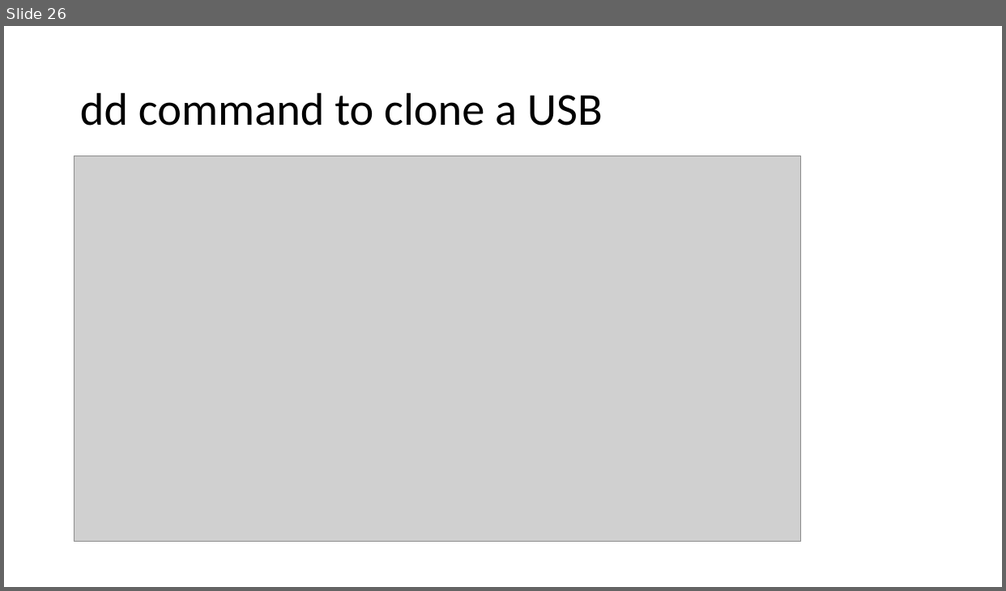
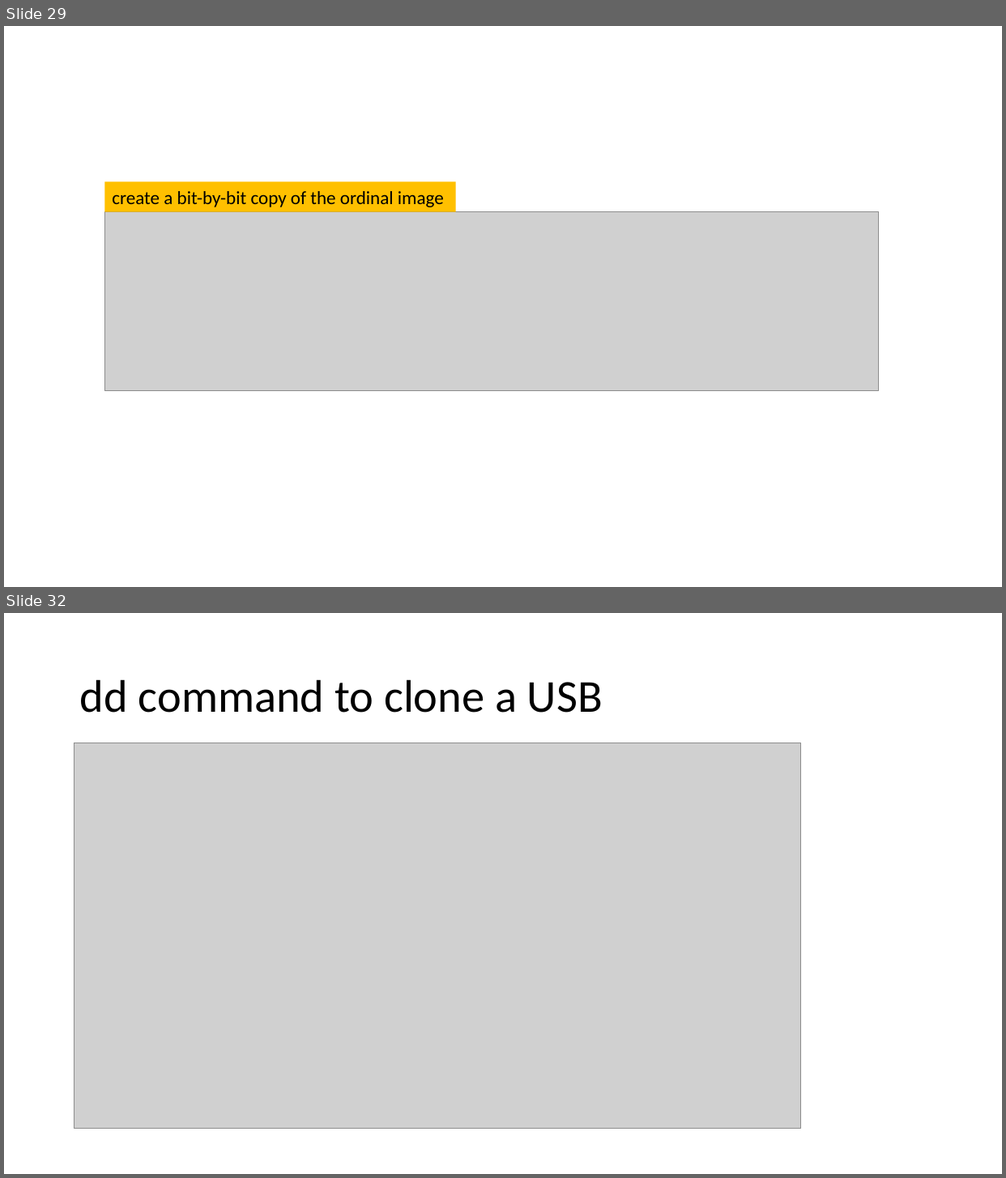
Before and after one commit to frankwxu/Digital-Forensics-Basic-Book, a slide deck: PPTs/Ch8_USB_Image_Acquisition.pptx. Shown one above the other, each under a label of ours: slide 26 before the commit, slides 29 and 32 after it; the slides between them are not shown. The pictures are 1006x591 and 1006x1178 pixels, drawn with LibreOffice and Linux fonts; fonts in the diff are those of the drawing; grey boxes stand for pictures; background and template pictures are left out. Boxes give left, top, right and bottom in pixels: in the first picture for what was removed or moved away, otherwise in the second. Text is boxed around its words. In the diff, an @@ line names an element or a change of style, - is before the commit and + after.

Commit message:
update Ch8 USB Image Acquisition presentation for Digital Forensics

```diff
--- a/PPTs/Ch8_USB_Image_Acquisition.pptx
+++ b/PPTs/Ch8_USB_Image_Acquisition.pptx
@@ slide 29 added at [4, 26, 1002, 587], background #FFFFFF @@
@@ rectangle added at [105, 182, 456, 211], fill #FFC000, 18 pt, text #000000 @@
+create a bit-by-bit copy of the ordinal image
@@ picture added at [105, 212, 879, 391] @@
@@ what was slide 26 is now slide 32 @@
```
Also in this commit, not shown: 5 other slides added.
